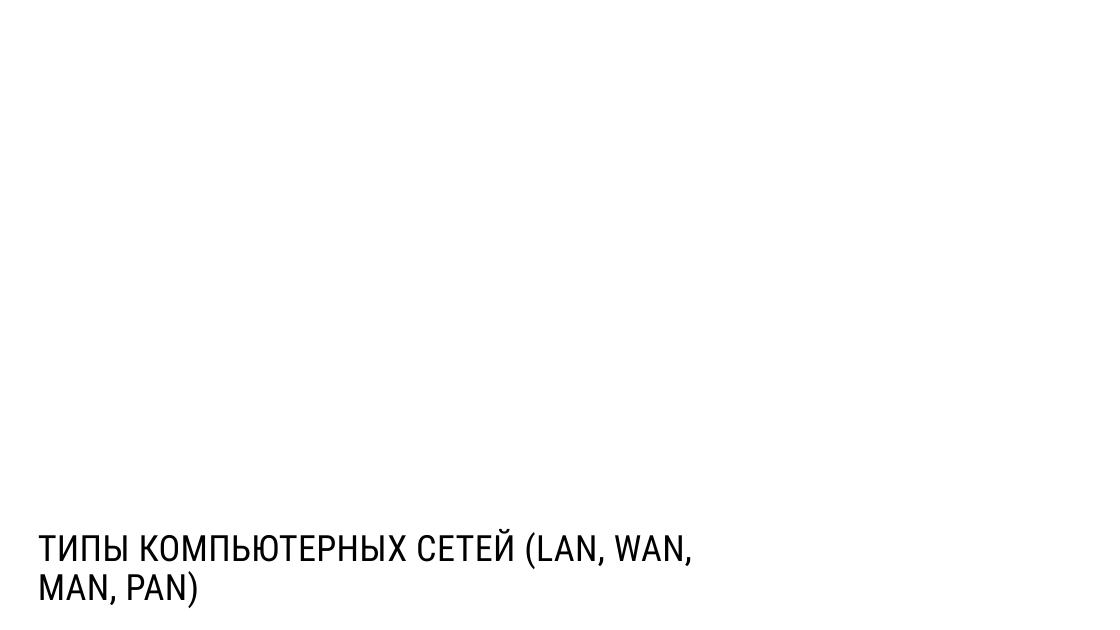
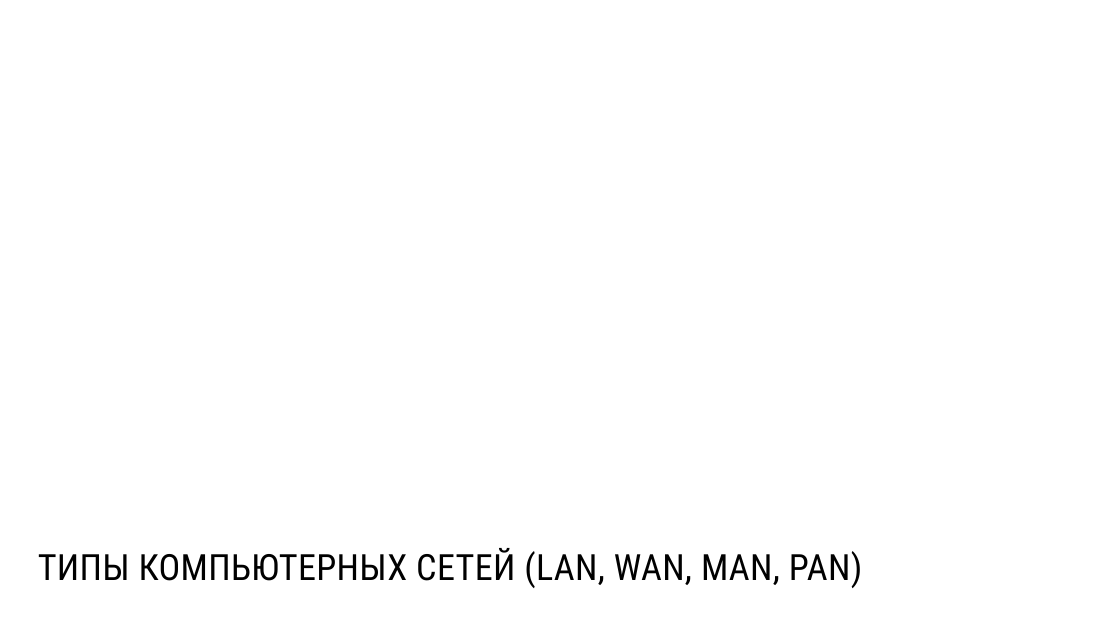
Before and after one commit to gnikita777fool-pixel/Bakshilov, a slide deck: slide 1 of Seti/Doklads/Типы компьютерных сетей LAN, WAN, MAN, PAN.pptx. Drawn at 1120x630 pixels with LibreOffice and Linux fonts; fonts in the diff are those of the drawing; background and template pictures are left out. Boxes give left, top, right and bottom in pixels: in the first picture for what was removed or moved away, otherwise in the second. Text is boxed around its words. In the diff, an @@ line names an element or a change of style, - is before the commit and + after.

```diff
--- a/Seti/Doklads/Типы компьютерных сетей LAN, WAN, MAN, PAN.pptx
+++ b/Seti/Doklads/Типы компьютерных сетей LAN, WAN, MAN, PAN.pptx
@@ title "ТИПЫ КОМПЬЮТЕРНЫХ СЕТЕЙ (LAN, WAN, ..." rewrapped from (38,529,692,608) to (38,548,862,588) @@
```
Also in this commit, not shown: 2 other slides changed.
